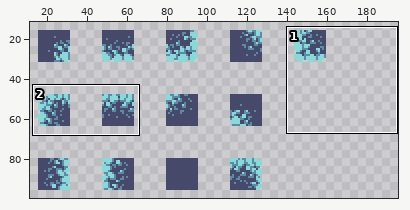
One commit to this sprite sheet: GameAssets/new_tileset.png. The picture above shows the old version from afar; the outline marks the close-up.
Close-up. Before:
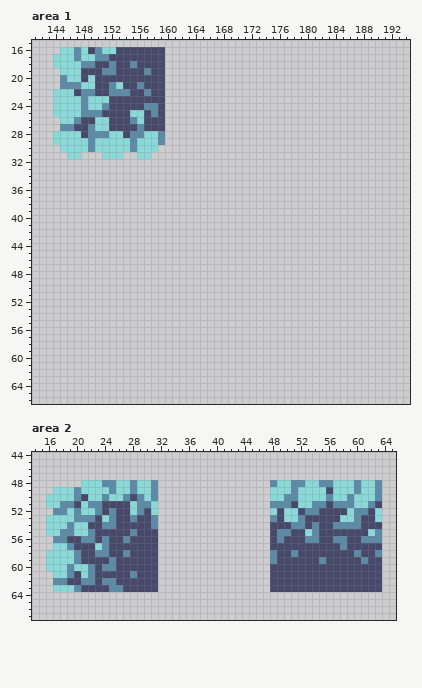
The file is 200x200 pixels. Shown: area 1: x 141..194, y 15..66; area 2: x 14..65, y 44..67. The wide view leaves out empty margins. The commit also changed other parts of the picture, which this record leaves out.
The same view after the edit:
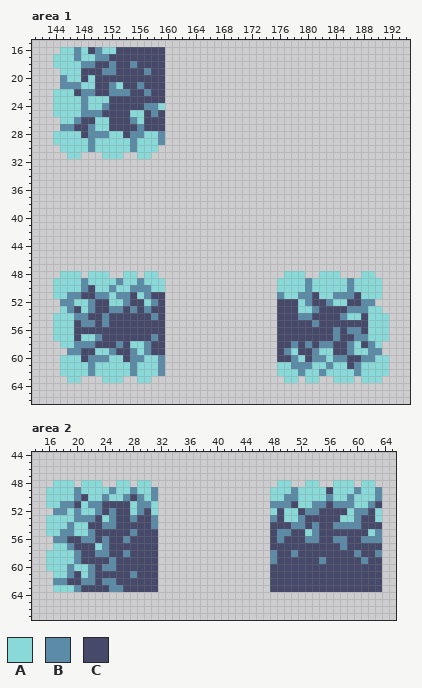
Palette (. is transparent): A #89d9d9  B #5c8ba8  C #464969
Difference:
{"where": "area 1"}
{"y":24,"x":159,"old":"C","new":"A"}
{"y":48,"x":145,"old":"...","new":"AAA"}
{"y":48,"x":149,"old":"...","new":"AAA"}
{"y":48,"x":154,"old":"..","new":"AA"}
{"y":48,"x":157,"old":"..","new":"AA"}
{"y":48,"x":177,"old":"...","new":"AAA"}
{"y":48,"x":182,"old":"...","new":"AAA"}
{"y":48,"x":188,"old":"..","new":"AA"}
{"y":49,"x":144,"old":"................","new":"AAAABAAAABAABAAA"}
{"y":49,"x":176,"old":"...............","new":"AAAABAAAAABAAAA"}
{"y":50,"x":144,"old":"................","new":"AAAABCAABAABBBAA"}
{"y":50,"x":176,"old":"...............","new":"AAAABAAAAABAAAA"}
{"y":51,"x":144,"old":"................","new":"AABBCCBBABBCABCC"}
{"y":51,"x":176,"old":"...............","new":"BAABBCAABBBCAAA"}
{"y":52,"x":145,"old":"...............","new":"BBAABCCAABCCABC"}
{"y":52,"x":176,"old":"..............","new":"CCCABCCBAACCBB"}
{"y":53,"x":145,"old":"...............","new":"ABCABCCBBCBCBCC"}
{"y":53,"x":176,"old":"...............","new":"CCCAABCCCCBBBAA"}
{"y":54,"x":144,"old":"................","new":"AAABBCCBCCCCCCBC"}
{"y":54,"x":176,"old":"................","new":"CCCBBCCCCBAACAAA"}
{"y":55,"x":144,"old":"................","new":"AAACBBCBCCCCCCCC"}
{"y":55,"x":176,"old":"................","new":"CCCCCBCCCCCCCAAA"}
{"y":56,"x":144,"old":"................","new":"AAACCCCCCCCCCCCC"}
{"y":56,"x":176,"old":"................","new":"CCCCCCCCBCBBCAAA"}
{"y":57,"x":144,"old":"................","new":"AAACAABCCCCCCCBC"}
{"y":57,"x":176,"old":"................","new":"CCCCCCCCBCCBBAAA"}
{"y":58,"x":145,"old":"...............","new":"AABBBCCCBCAABCC"}
{"y":58,"x":176,"old":"...............","new":"CCBCBCBBCCBACBA"}
{"y":59,"x":146,"old":"..............","new":"BBCCAABCCBABCC"}
{"y":59,"x":176,"old":"...............","new":"CBACCBAACCBAABB"}
{"y":60,"x":145,"old":"...............","new":"AAACBBBAACBBAAB"}
{"y":60,"x":176,"old":"................","new":"CCBACBBABBCCBBAA"}
{"y":61,"x":145,"old":"...............","new":"AAAABAAAAABAAAB"}
{"y":61,"x":176,"old":"................","new":"AABBBAABAACBAAAA"}
{"y":62,"x":145,"old":"...............","new":"AAAABAAAAABAAAB"}
{"y":62,"x":176,"old":"................","new":"AAABAABAAAABAAAA"}
{"y":63,"x":146,"old":"..","new":"AA"}
{"y":63,"x":151,"old":"...","new":"AAA"}
{"y":63,"x":156,"old":"..","new":"AA"}
{"y":63,"x":177,"old":"..","new":"AA"}
{"y":63,"x":180,"old":"..","new":"AA"}
{"y":63,"x":184,"old":"...","new":"AAA"}
{"y":63,"x":188,"old":"...","new":"AAA"}
{"where": "area 2"}
{"y":48,"x":17,"old":"...","new":"AAA"}
{"y":48,"x":24,"old":"BB","new":".."}
{"y":48,"x":28,"old":"B","new":"."}
{"y":48,"x":31,"old":"B","new":"."}
{"y":48,"x":48,"old":"B","new":"."}
{"y":48,"x":51,"old":"BB","new":".."}
{"y":48,"x":55,"old":"BB","new":".."}
{"y":48,"x":60,"old":"B","new":"."}
{"y":48,"x":63,"old":"B","new":"."}
{"y":49,"x":16,"old":".","new":"A"}
{"label":"changed","picture_box":[158,103,165,110]}
{"label":"added","picture_box":[53,271,165,383]}
{"label":"added","picture_box":[277,271,389,383]}
{"label":"added","picture_box":[46,480,74,494]}
{"label":"erased","picture_box":[102,480,158,487]}
{"label":"erased","picture_box":[270,480,382,487]}
